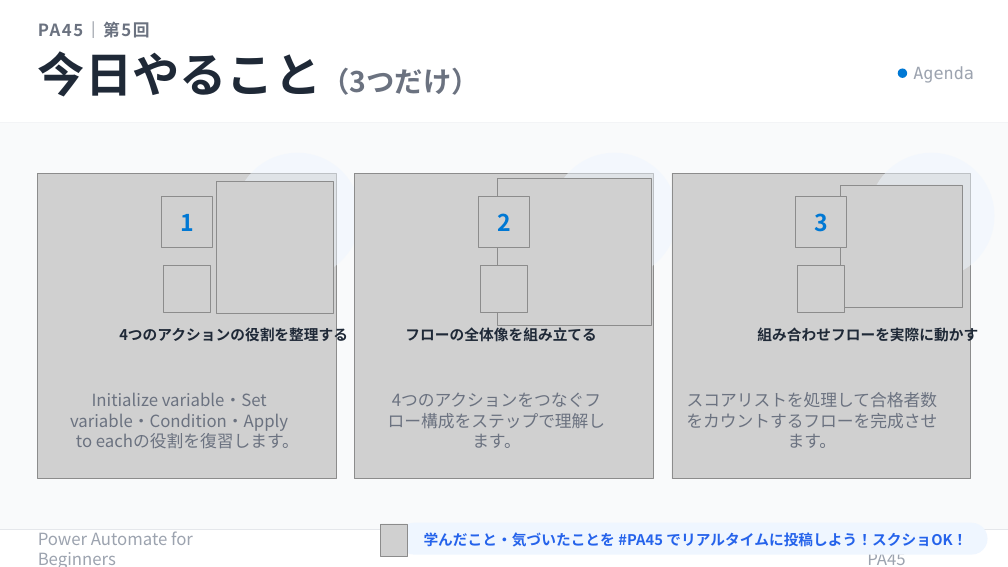
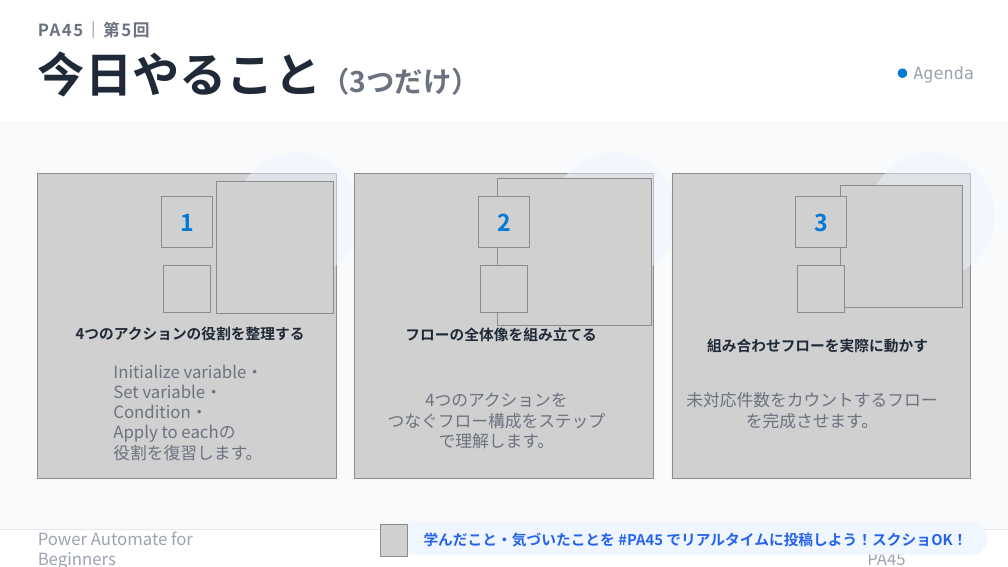
Before and after one commit to Haru-PowerPlatform/pa45, a slide deck: slide 5 of assets/pa45/P005_PA45_MatomeFuro_20260409.pptx. Drawn at 1008x567 pixels with LibreOffice and Linux fonts; fonts in the diff are those of the drawing; grey boxes stand for pictures. Boxes give left, top, right and bottom in pixels: in the first picture for what was removed or moved away, otherwise in the second. Text is boxed around its words. In the diff, an @@ line names an element or a change of style, - is before the commit and + after.

```diff
--- a/assets/pa45/P005_PA45_MatomeFuro_20260409.pptx
+++ b/assets/pa45/P005_PA45_MatomeFuro_20260409.pptx
@@ text "4つのアクションの役割を整理する" rewrapped from (119, 325, 348, 344) to (76, 326, 305, 341) @@
@@ text "組み合わせフローを実際に動かす" rewrapped from (757, 325, 978, 344) to (707, 338, 928, 353) @@
@@ text at (113, 365, 264, 460): text changed @@
-Initialize variable・Set variable・Condition・Apply to eachの役割を復習します。
+Initialize variable・
+Set variable・
+Condition・
+Apply to eachの
+役割を復習します。
@@ text at (388, 393, 606, 448): text changed @@
-4つのアクションをつなぐフロー構成をステップで理解します。
+4つのアクションを
+つなぐフロー構成をステップで理解します。
@@ text at (686, 392, 937, 428): text changed @@
-スコアリストを処理して合格者数をカウントするフローを完成させます。
+未対応件数をカウントするフローを完成させます。
```
Also in this commit, not shown: 4 other slides changed, 5 slides added, 4 slides removed.
